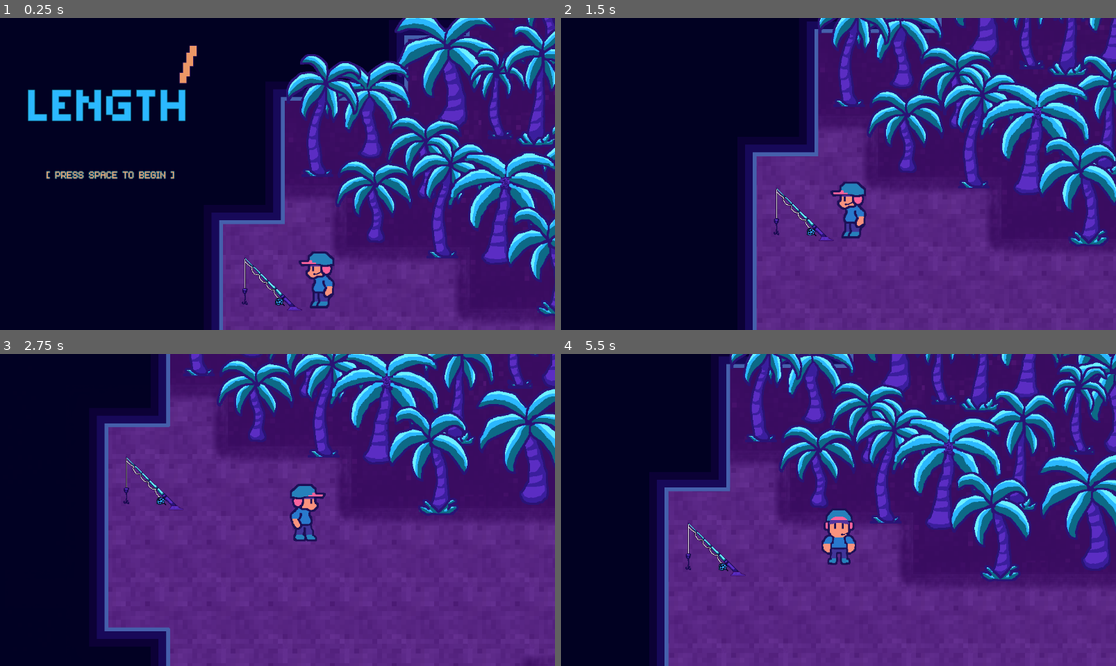
Above: before the commit, frames 1-4 (two rows, left to right).
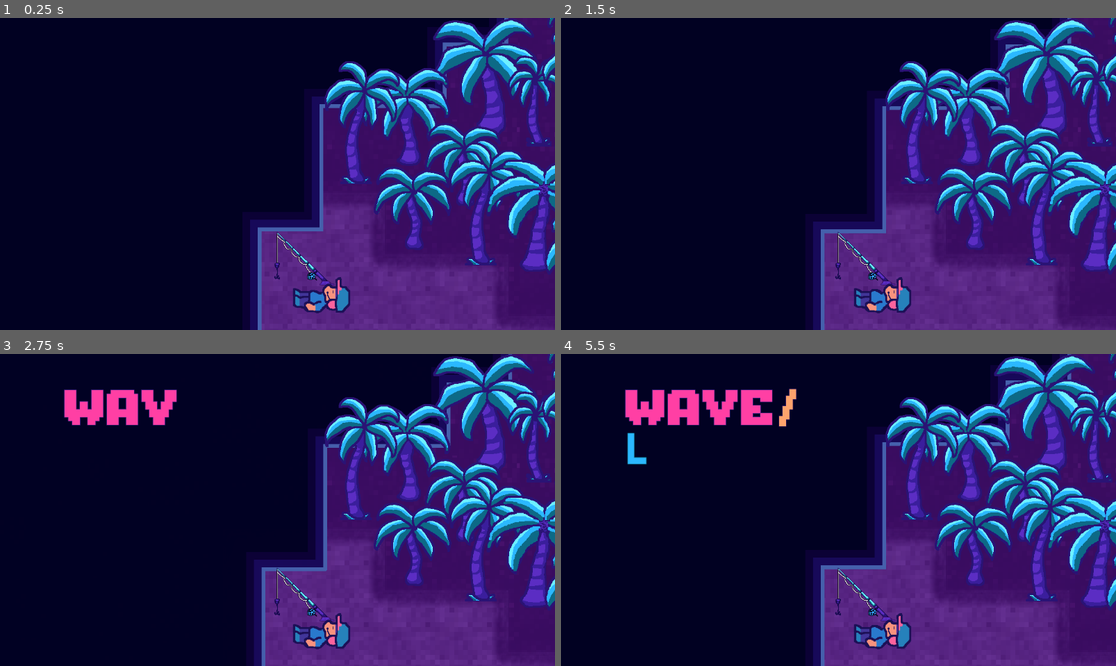
Above: after the commit, the same moments.

Repository: dougwhite/wave-length
Game: Godot game, scene res://scenes/game.tscn
Two runs of this game, one before a commit and one after it. Both use one fixed random seed, a clock stepped at 60 frames per second and the inputs below.
Inputs:
- Up to frame 1 (0.25 s): no input
- Up to frame 2 (1.5 s): tap Space at 0.5 s; hold Right (move_right) 0.53-1.28 s; tap Enter (ui_accept) at 0.77 s; hold S (move_down) from 1.28 s (still down)
- Up to frame 3 (2.75 s): tap Enter (ui_accept) at 1.52 s; release S (move_down) at 2.03 s; hold Right (move_right) from 2.03 s (still down)
- Up to frame 4 (5.5 s): release Right (move_right) at 2.78 s; hold Up (move_up) 2.78-3.53 s; tap Enter (ui_accept) at 3.02, 3.77, 4.52 s; hold Left (move_left) 3.53-5.03 s; hold S (move_down) from 5.03 s (still down)

The runs differ from the first frame. In frame 1, 32% of the frame differs, in the area x 5-100%, y 0-100%; in frame 2, 41%; in frame 3, 63%, in the area x 11-100%, y 0-100%; in frame 4, 59%.

Commit message:
Added sleep animation for Harry

Diff:
--- a/scenes/game.tscn
+++ b/scenes/game.tscn
@@ -1268,10 +1268,10 @@
 y_sort_enabled = true
 
 [node name="Player" parent="Objects" instance=ExtResource("3_lnu2h")]
-position = Vector2(307, 279)
+position = Vector2(225, 271)
 
 [node name="Camera2D" type="Camera2D" parent="Objects/Player"]
-position = Vector2(-90, -279)
+position = Vector2(-88, -286)
 position_smoothing_enabled = true
 
 [node name="Trees" type="Node2D" parent="Objects"]
@@ -2091,7 +2091,7 @@
 y_sort_enabled = true
 
 [node name="Fishing Pole" parent="Objects/Doodads" instance=ExtResource("17_rysoc")]
-position = Vector2(269, 228)
+position = Vector2(256, 160)
 
 [node name="Audio" type="Node" parent="."]
 
@@ -2110,5 +2110,6 @@
 offset_top = -291.0
 offset_right = -268.0
 offset_bottom = -251.0
+force_cinematic = true
 
 [connection signal="start_game" from="Title" to="." method="_on_title_start_game"]
--- a/scenes/player.tscn
+++ b/scenes/player.tscn
@@ -67,6 +67,14 @@
 atlas = ExtResource("1_3vyb7")
 region = Rect2(384, 512, 128, 128)
 
+[sub_resource type="AtlasTexture" id="AtlasTexture_6e8lb"]
+atlas = ExtResource("1_3vyb7")
+region = Rect2(0, 1024, 128, 128)
+
+[sub_resource type="AtlasTexture" id="AtlasTexture_2gdjj"]
+atlas = ExtResource("1_3vyb7")
+region = Rect2(128, 1024, 128, 128)
+
 [sub_resource type="AtlasTexture" id="AtlasTexture_tuyoq"]
 atlas = ExtResource("1_3vyb7")
 region = Rect2(0, 128, 128, 128)
@@ -264,6 +272,17 @@
 "loop": true,
 "name": &"idle_up",
 "speed": 5.0
+}, {
+"frames": [{
+"duration": 1.0,
+"texture": SubResource("AtlasTexture_6e8lb")
+}, {
+"duration": 1.0,
+"texture": SubResource("AtlasTexture_2gdjj")
+}],
+"loop": true,
+"name": &"sleep",
+"speed": 1.0
 }, {
 "frames": [{
 "duration": 1.0,
@@ -392,8 +411,9 @@
 
 [node name="AnimatedSprite2D" type="AnimatedSprite2D" parent="."]
 sprite_frames = SubResource("SpriteFrames_tuyoq")
-animation = &"idle_left"
-autoplay = "idle_left"
+animation = &"sleep"
+autoplay = "sleep"
+frame_progress = 0.20211205
 offset = Vector2(0, -60)
 
 [node name="CollisionShape2D" type="CollisionShape2D" parent="."]
Binary file changed: art/harry.png
Not shown: 1 places in scenes/player.tscn that only renumber resources
Not shown, changed: art/harry.kra
